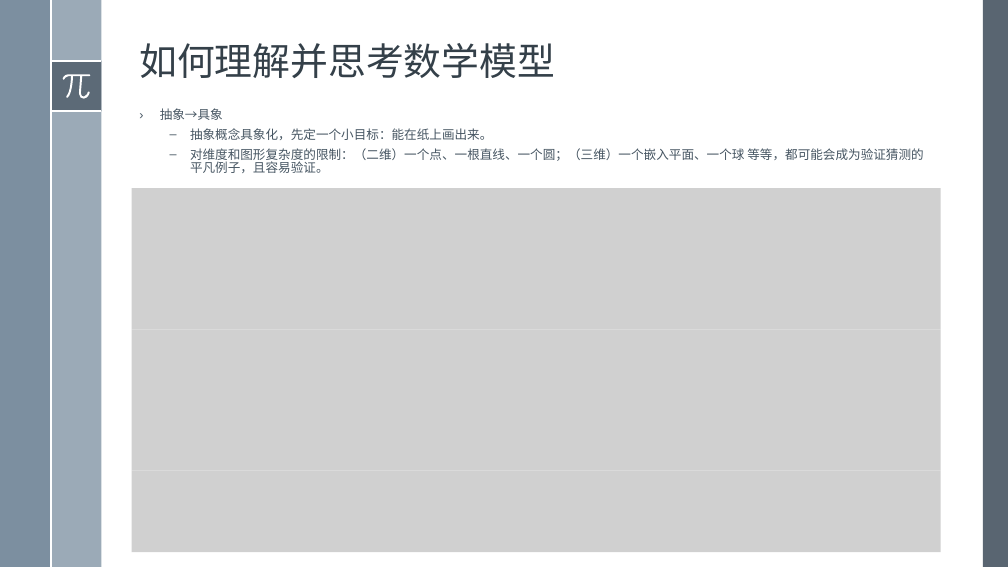
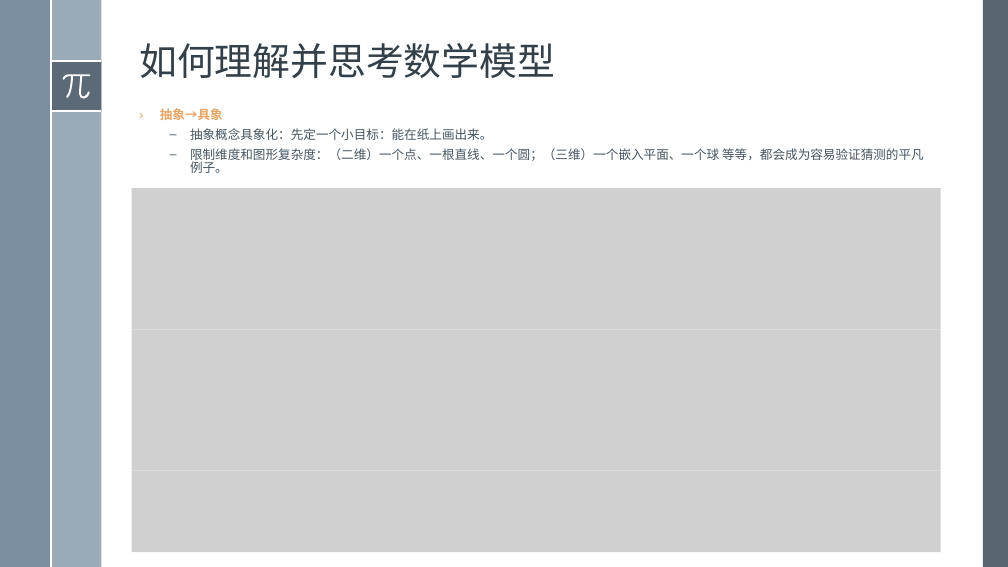
Before and after one commit to SakigamiYang/PyCon, a slide deck: slide 14 of Python-Meetup/20200719/面向一小部分程序员的数学学习相关话题简言.pptx. Drawn at 1008x567 pixels with LibreOffice and Linux fonts; fonts in the diff are those of the drawing; grey boxes stand for pictures. Boxes give left, top, right and bottom in pixels: in the first picture for what was removed or moved away, otherwise in the second. Text is boxed around its words. In the diff, an @@ line names an element or a change of style, - is before the commit and + after.

```diff
--- a/Python-Meetup/20200719/面向一小部分程序员的数学学习相关话题简言.pptx
+++ b/Python-Meetup/20200719/面向一小部分程序员的数学学习相关话题简言.pptx
@@ text at <box>160,108,223,120</box>: text colour #465562 to #E8A565, bold on in "抽象→具象" @@
@@ text at <box>190,128,924,173</box>: text changed @@
-  – 抽象概念具象化，先定一个小目标：能在纸上画出来。
-  – 对维度和图形复杂度的限制：（二维）一个点、一根直线、一个圆；（三维）一个嵌入平面、一个球 等等，都可能会成为验证猜测的平凡例子，且容易验证。
+  – 抽象概念具象化：先定一个小目标：能在纸上画出来。
+  – 限制维度和图形复杂度：（二维）一个点、一根直线、一个圆；（三维）一个嵌入平面、一个球 等等，都会成为容易验证猜测的平凡例子。
```
Also in this commit, not shown: 5 other slides changed, 3 other files.
